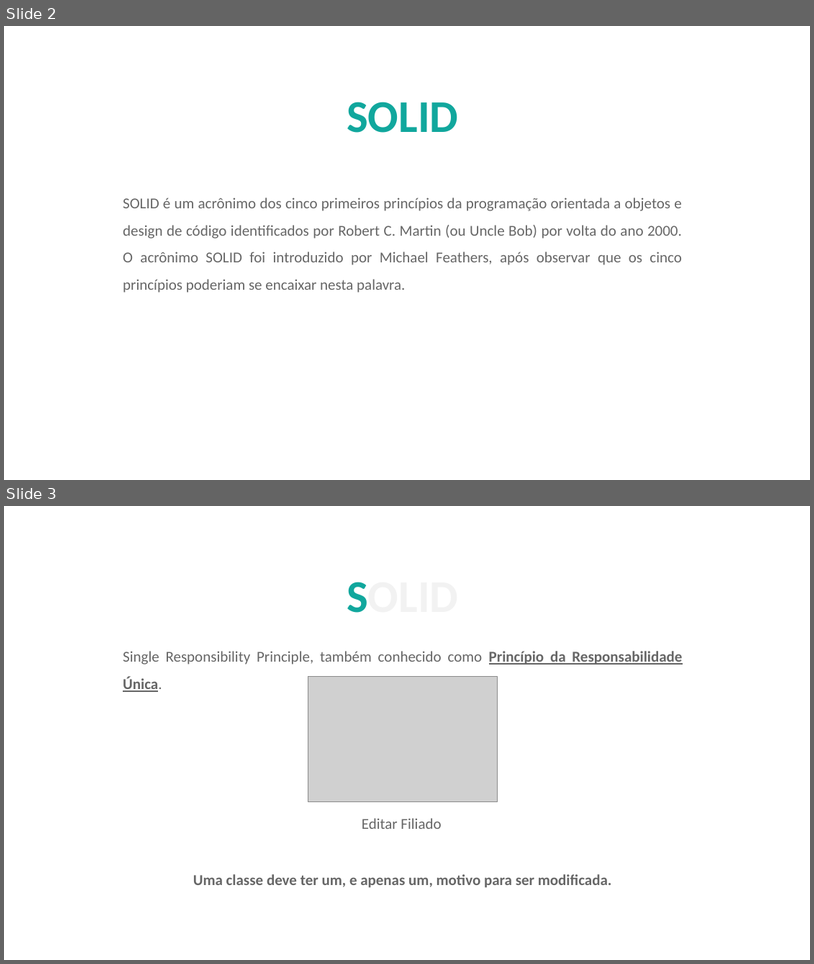
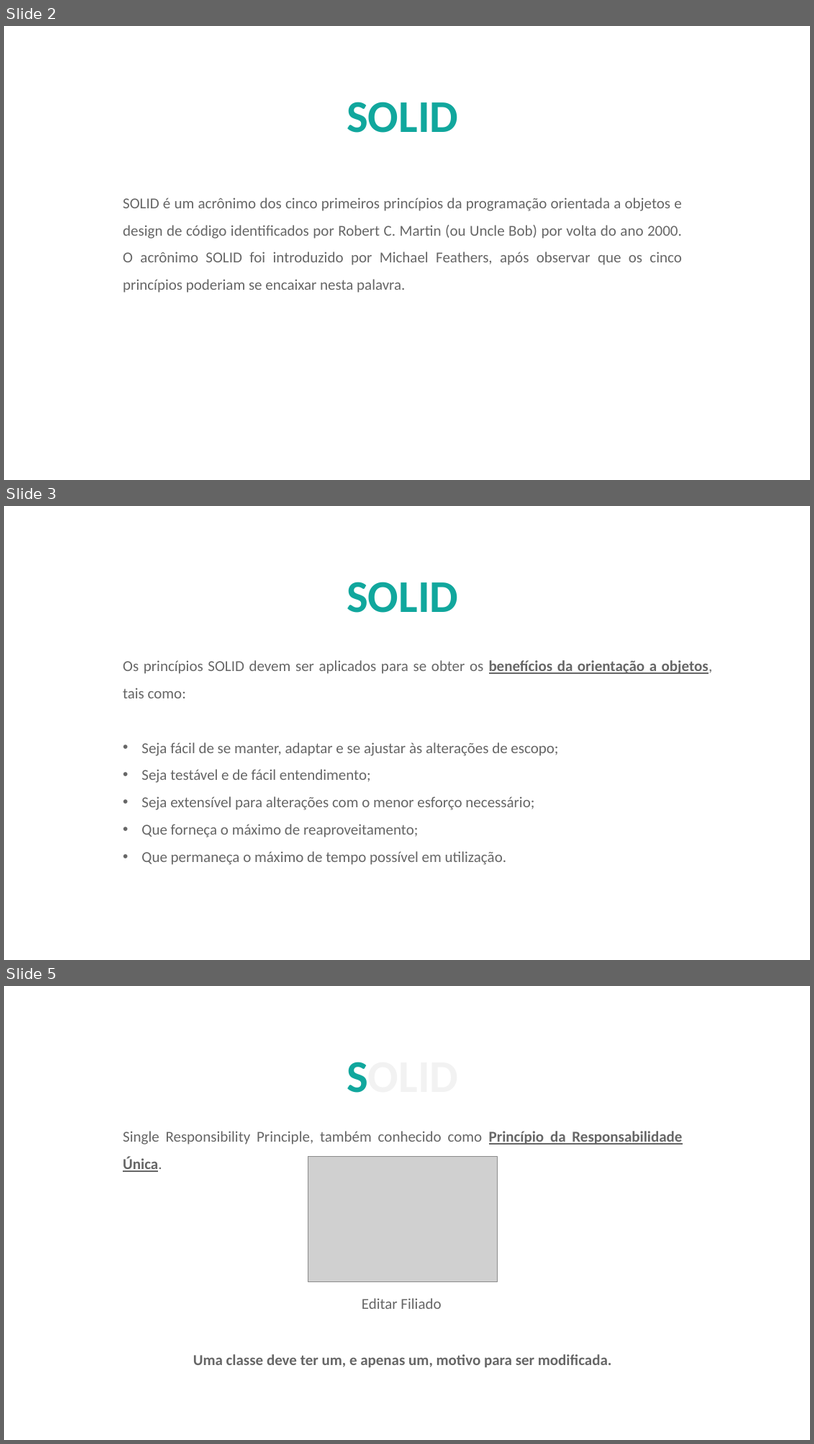
Before and after one commit to AlberttSantos/treinamento-solid, a slide deck: doc/InjecaoDependencia.pptx. Shown one above the other, each under a label of ours: slides 2 and 3 before the commit, slides 2, 3 and 5 after it; the slides between them are not shown. The pictures are 814x964 and 814x1444 pixels, drawn with LibreOffice and Linux fonts; fonts in the diff are those of the drawing; grey boxes stand for pictures; background and template pictures are left out. Boxes give left, top, right and bottom in pixels: in the first picture for what was removed or moved away, otherwise in the second. Text is boxed around its words. In the diff, an @@ line names an element or a change of style, - is before the commit and + after.

Commit message:
Alterações nos slides

```diff
--- a/doc/InjecaoDependencia.pptx
+++ b/doc/InjecaoDependencia.pptx
@@ slide 3 added at [4, 506, 810, 960], background picture (left out) @@
@@ text added at [347, 582, 458, 613], 54 pt, text #11A79D, bold @@
+SOLID
@@ text added at [123, 660, 713, 865], 18 pt, text #666666 @@
+                Os princípios SOLID devem ser aplicados para se obter os benefícios da orientação a objetos, tais como:
+                • Seja fácil de se manter, adaptar e se ajustar às alterações de escopo;
+                • Seja testável e de fácil entendimento;
+                • Seja extensível para alterações com o menor esforço necessário;
+                • Que forneça o máximo de reaproveitamento;
+                • Que permaneça o máximo de tempo possível em utilização.
@@ what was slide 3 is now slide 5 @@
```
Also in this commit, not shown: 2 other slides added, 1 slide removed.
